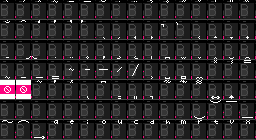
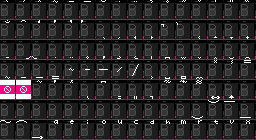
Layers edited between the first and the second 256px x 140px image:
painted on "Layer 3" over (x1=15, y1=110, x2=256, y2=139)
painted on "Layer 2" over (x1=0, y1=100, x2=253, y2=139)
